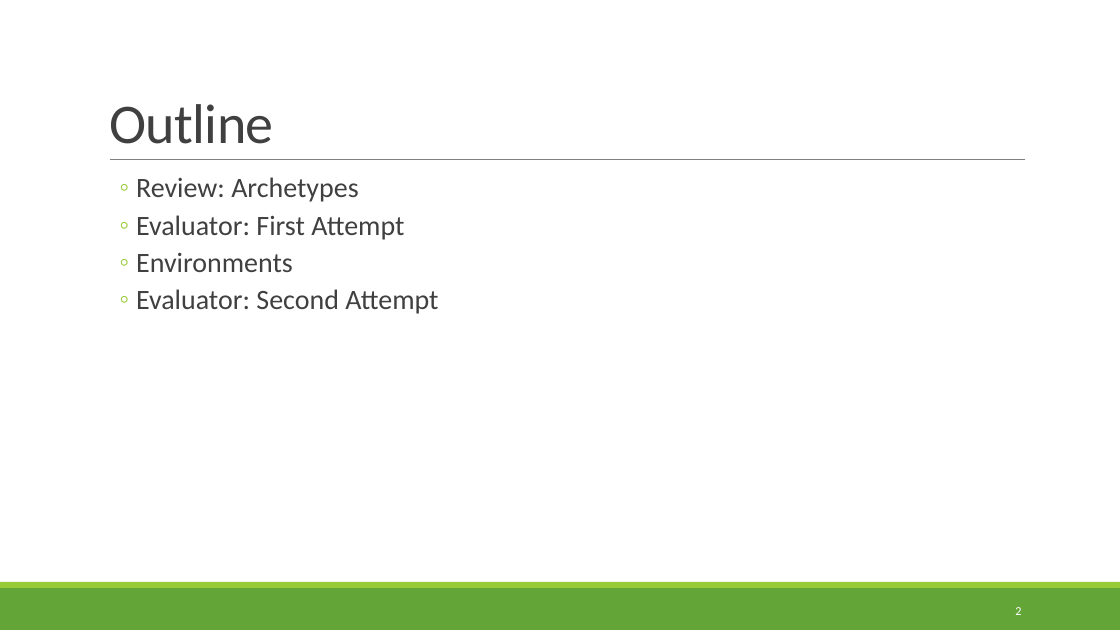
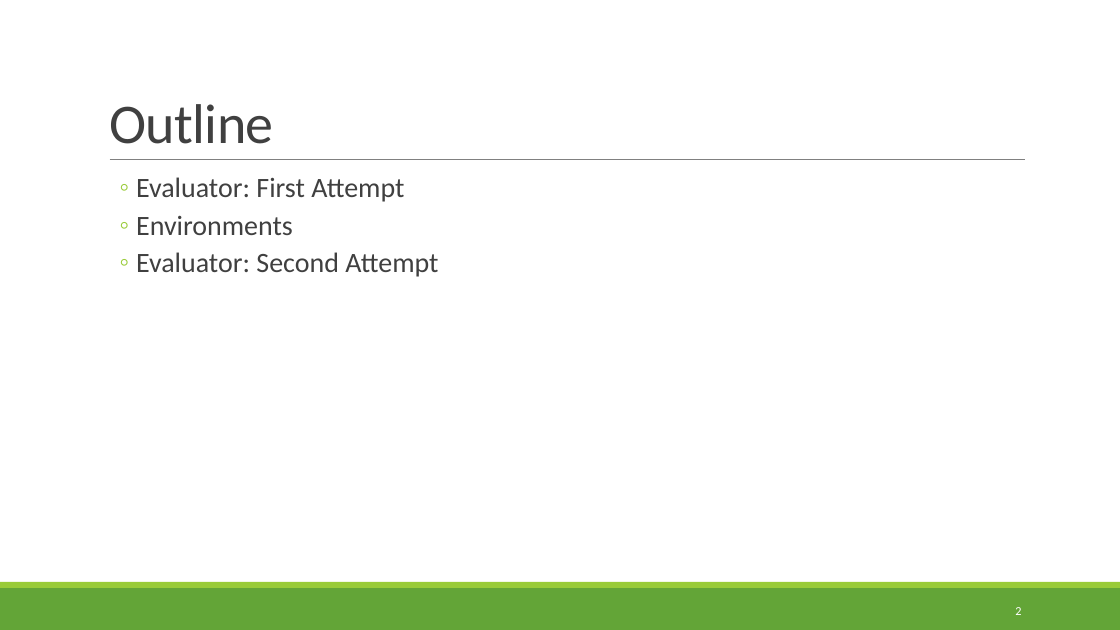
Before and after one commit to rbohrer/pl-course, a slide deck: slide 2 of LectureSlides/0708Evaluators.pptx. Drawn at 1120x630 pixels with LibreOffice and Linux fonts; fonts in the diff are those of the drawing. Boxes give left, top, right and bottom in pixels: in the first picture for what was removed or moved away, otherwise in the second. Text is boxed around its words. In the diff, an @@ line names an element or a change of style, - is before the commit and + after.

```diff
--- a/LectureSlides/0708Evaluators.pptx
+++ b/LectureSlides/0708Evaluators.pptx
@@ text at (x1=136, y1=177, x2=358, y2=202): paragraph removed @@
-  ◦ Review: Archetypes
```
Also in this commit, not shown: 2 other slides changed, 6 slides removed.
